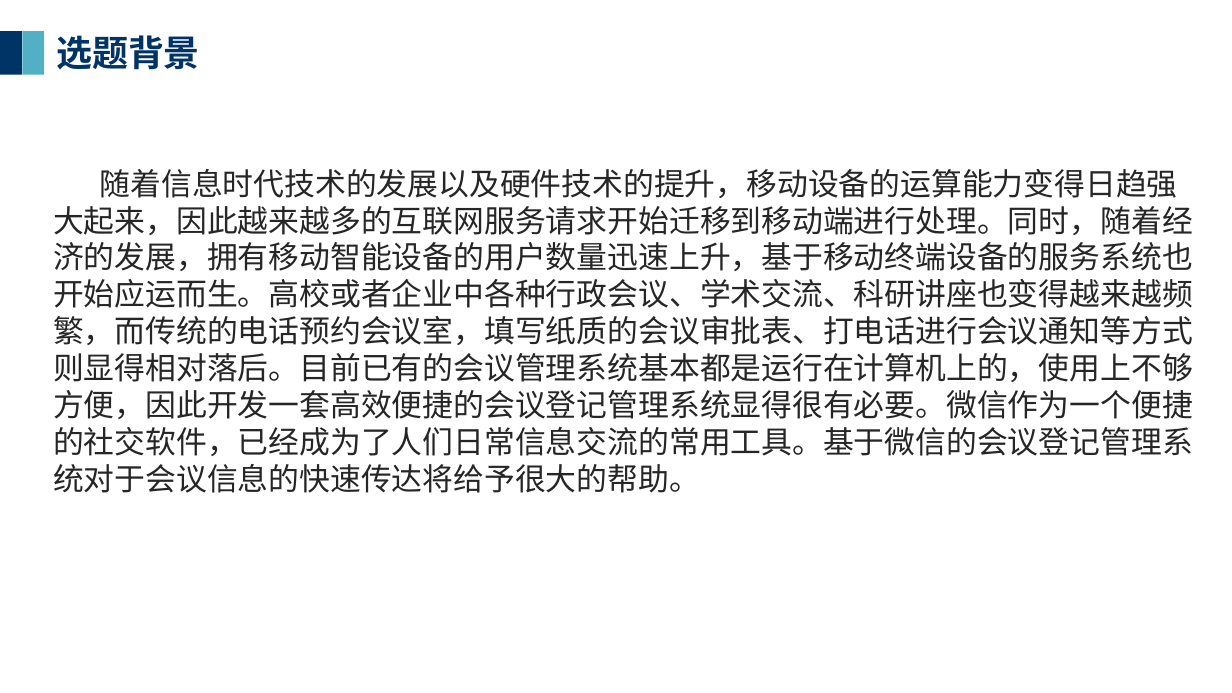
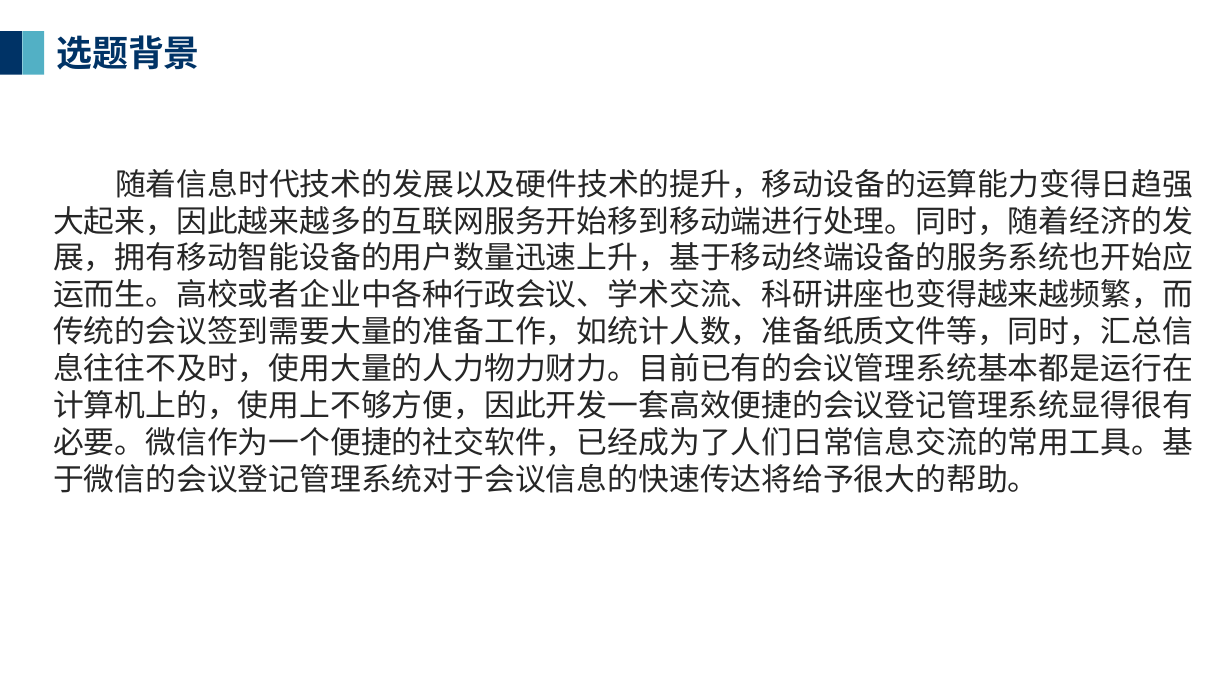
Before and after one commit to wangmingxue126/20151104796_wangmingxue, a slide deck: slide 4 of 开题报告/开题报告.pptx. Drawn at 1232x693 pixels with LibreOffice and Linux fonts; fonts in the diff are those of the drawing; background and template pictures are left out. Boxes give left, top, right and bottom in pixels: in the first picture for what was removed or moved away, otherwise in the second. Text is boxed around its words. In the diff, an @@ line names an element or a change of style, - is before the commit and + after.

```diff
--- a/开题报告/开题报告.pptx
+++ b/开题报告/开题报告.pptx
@@ text at box(53, 169, 1193, 493): text changed @@
-随着信息时代技术的发展以及硬件技术的提升，移动设备的运算能力变得日趋强大起来，因此越来越多的互联网服务请求开始迁移到移动端进行处理。同时，随着经济的发展，拥有移动智能设备的用户数量迅速上升，基于移动终端设备的服务系统也开始应运而生。高校或者企业中各种行政会议、学术交流、科研讲座也变得越来越频繁，而传统的电话预约会议室，填写纸质的会议审批表、打电话进行会议通知等方式则显得相对落后。目前已有的会议管理系统基本都是运行在计算机上的，使用上不够方便，因此开发一套高效便捷的会议登记管理系统显得很有必要。微信作为一个便捷的社交软件，已经成为了人们日常信息交流的常用工具。基于微信的会议登记管理系统对于会议信息的快速传达将给予很大的帮助。
+随着信息时代技术的发展以及硬件技术的提升，移动设备的运算能力变得日趋强大起来，因此越来越多的互联网服务开始移到移动端进行处理。同时，随着经济的发展，拥有移动智能设备的用户数量迅速上升，基于移动终端设备的服务系统也开始应运而生。高校或者企业中各种行政会议、学术交流、科研讲座也变得越来越频繁，而传统的会议签到需要大量的准备工作，如统计人数，准备纸质文件等，同时，汇总信息往往不及时，使用大量的人力物力财力。目前已有的会议管理系统基本都是运行在计算机上的，使用上不够方便，因此开发一套高效便捷的会议登记管理系统显得很有必要。微信作为一个便捷的社交软件，已经成为了人们日常信息交流的常用工具。基于微信的会议登记管理系统对于会议信息的快速传达将给予很大的帮助。
```
Also in this commit, not shown: 2 other slides changed, 1 other file.
